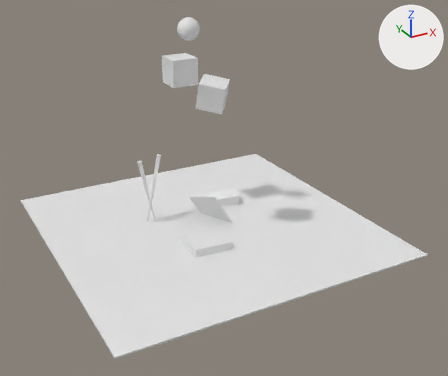
The Blender file blend-files/demo2.blend as it was, and as the next commit left it.
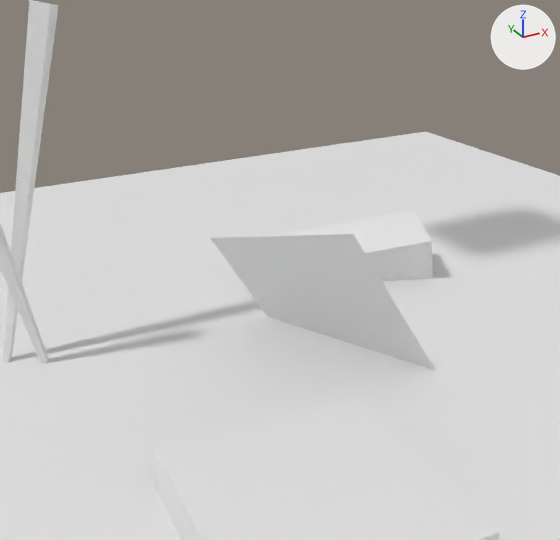
Old and new are each drawn whole from a 50 mm camera at (-54.4, -106.8, 61.2) aimed at (1.3, -5.5, 10.6) and again close up from a 50 mm camera at (-14.2, -24.0, 17.3) aimed at (1.0, 3.6, 3.5). Arrows for +X, +Y and +Z are at upper right; the lights stay in place.

Names of what the first close-up shows: 'Cube.006', 'Floor', 'Plane', 'Renge', 'chopsticks_2.001', 'chopsticks_2.006'.
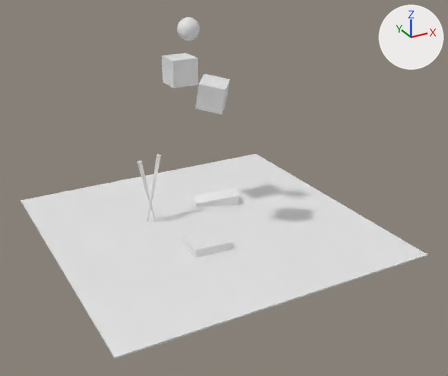
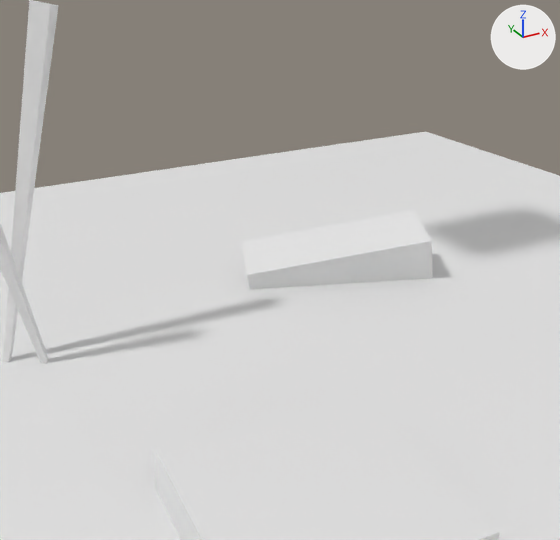
Changed parts and their boxes [x1, y1, x2, y2] in the close-ups (560 x 540 px):
'Plane', hidden: before [211, 234, 435, 370]

What the commit changed:
Object 'Plane' (ob_plane) turns from (-27, 16, 109) to (0, 0, 0) degrees about x, y and z.
Object 'Plane' (ob_plane) moves from (2.27, 2.15, 2.06) to (0.0, 0.0, 0.0).
Object 'Plane' (ob_plane) is now hidden.
